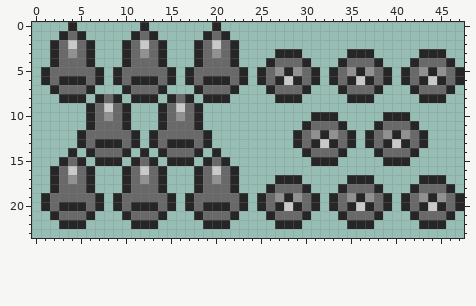
File history of a pixel-art sprite, assets/Espinas.png. Above: the version before the commit.
The file is 48x24 pixels. The old version is drawn lined up with the new one.
After the commit:
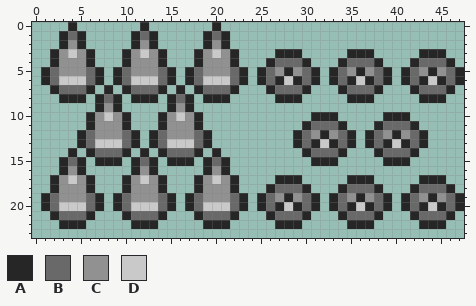
Palette (. is transparent): A #262626  B #696969  C #919191  D #c9c9c9
Edits made:
drawings rearranged on the sheet (the old picture shows each at its new place)
y 2: x 2..6 ABDBA -> .ACA.; x 10..14 ABDBA -> .ACA.; x 18..22 ABDBA -> .ACA.
y 3: x 3..5 BCB -> CDC; x 11..13 BCB -> CDC; x 19..21 BCB -> CDC
y 4..5: x 3..5 BBB -> CCC; x 11..13 BBB -> CCC; x 19..21 BBB -> CCC
y 6: x 3..5 AAA -> DDD; x 11..13 AAA -> DDD; x 19..21 AAA -> DDD
y 7: x 8 . -> A; x 16 . -> A
y 9: x 6..10 ABDBA -> .ACA.; x 14..18 ABDBA -> .ACA.
y 10: x 7..9 BCB -> CDC; x 15..17 BCB -> CDC
y 11..12: x 7..9 BBB -> CCC; x 15..17 BBB -> CCC
y 13: x 7..9 AAA -> DDD; x 15..17 AAA -> DDD
y 16: x 2..6 ABDBA -> .ACA.; x 10..14 ABDBA -> .ACA.; x 18..22 ABDBA -> .ACA.
y 17: x 3..5 BCB -> CDC; x 11..13 BCB -> CDC; x 19..21 BCB -> CDC
y 18..19: x 3..5 BBB -> CCC; x 11..13 BBB -> CCC; x 19..21 BBB -> CCC
y 20: x 3..5 AAA -> DDD; x 11..13 AAA -> DDD; x 19..21 AAA -> DDD
Where, in picture pixels (left, top, right, bottom), the same in both pictures:
changed: (50, 40, 239, 211)
